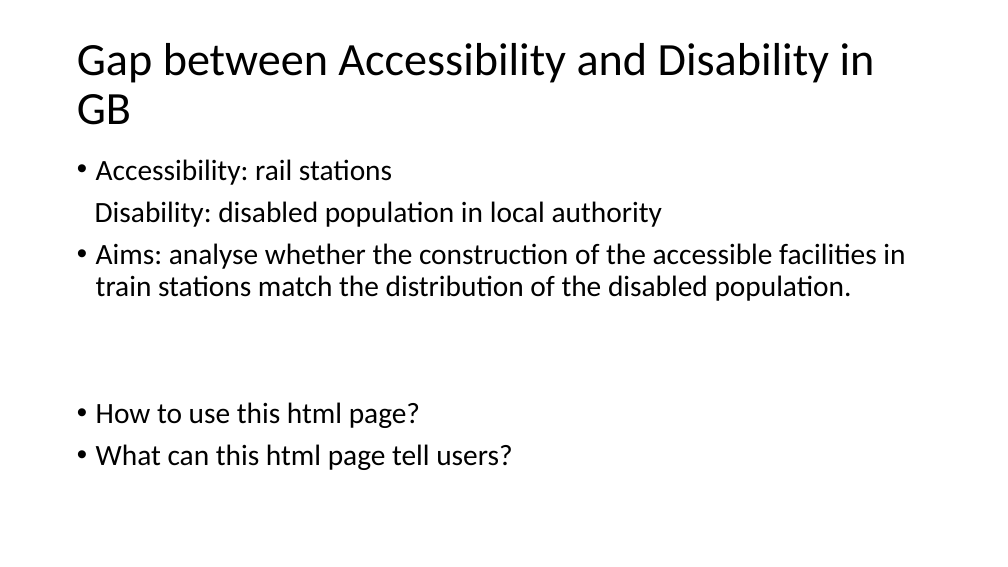
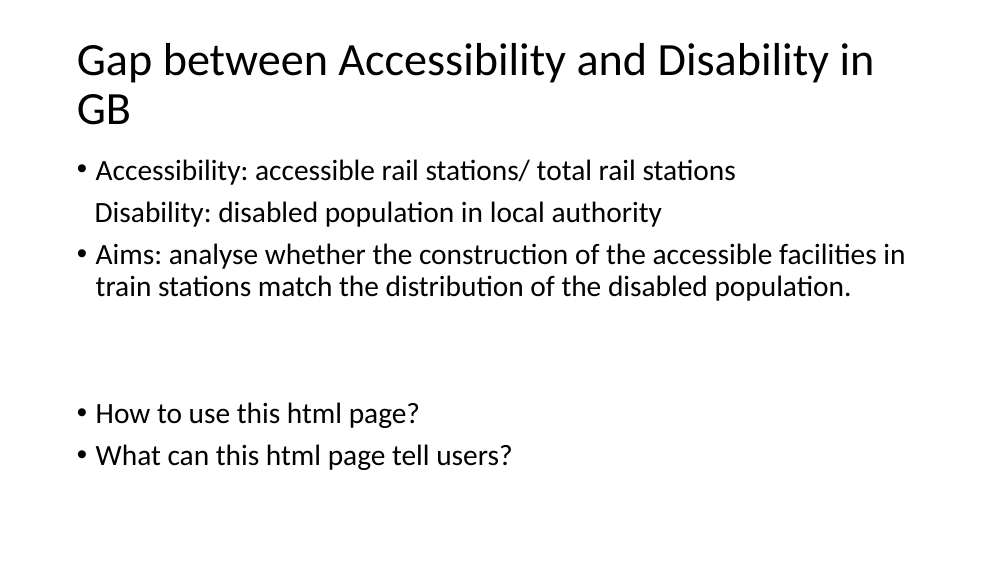
Before and after one commit to disabled-accessible-city/disabled-accessible-city.github.io, a slide deck: slide 2 of presentation/Presentation - Gap between A&D in GB.pptx. Drawn at 1008x567 pixels with LibreOffice and Linux fonts; fonts in the diff are those of the drawing. Boxes give left, top, right and bottom in pixels: in the first picture for what was removed or moved away, otherwise in the second. Text is boxed around its words. In the diff, an @@ line names an element or a change of style, - is before the commit and + after.

```diff
--- a/presentation/Presentation - Gap between A&D in GB.pptx
+++ b/presentation/Presentation - Gap between A&D in GB.pptx
@@ text at [96, 159, 736, 185]: text changed @@
-• Accessibility: rail stations
+• Accessibility: accessible rail stations/ total rail stations
```
